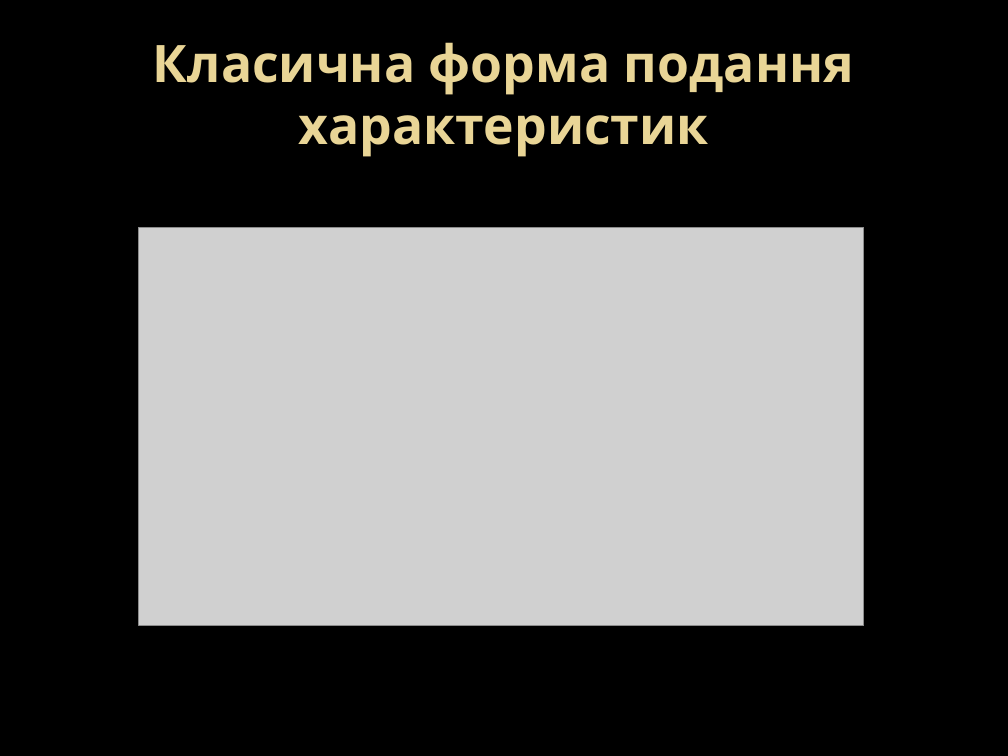
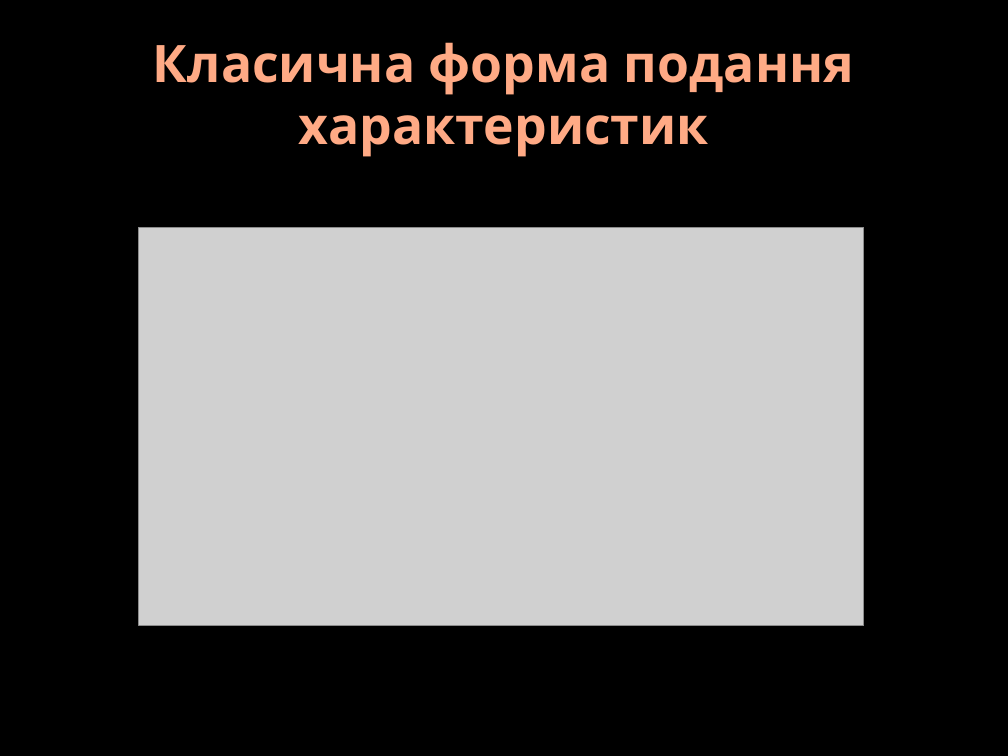
Before and after one commit to DoctorScrept/Temp, a slide deck: slide 2 of Report/DiplomReport.pptx. Drawn at 1008x756 pixels with LibreOffice and Linux fonts; fonts in the diff are those of the drawing; grey boxes stand for pictures; background and template pictures are left out. Boxes give left, top, right and bottom in pixels: in the first picture for what was removed or moved away, otherwise in the second. Text is boxed around its words. In the diff, an @@ line names an element or a change of style, - is before the commit and + after.

```diff
--- a/Report/DiplomReport.pptx
+++ b/Report/DiplomReport.pptx
@@ title "Класична форма подання характеристик" at bbox=[153, 42, 854, 157]: text colour gradient #EAD696 to #E7D081 to gradient #FFAA86 to #FF9B6A @@
```
Also in this commit, not shown: 9 other slides changed, 9 slides added, 4 slides removed, 12 other files.
